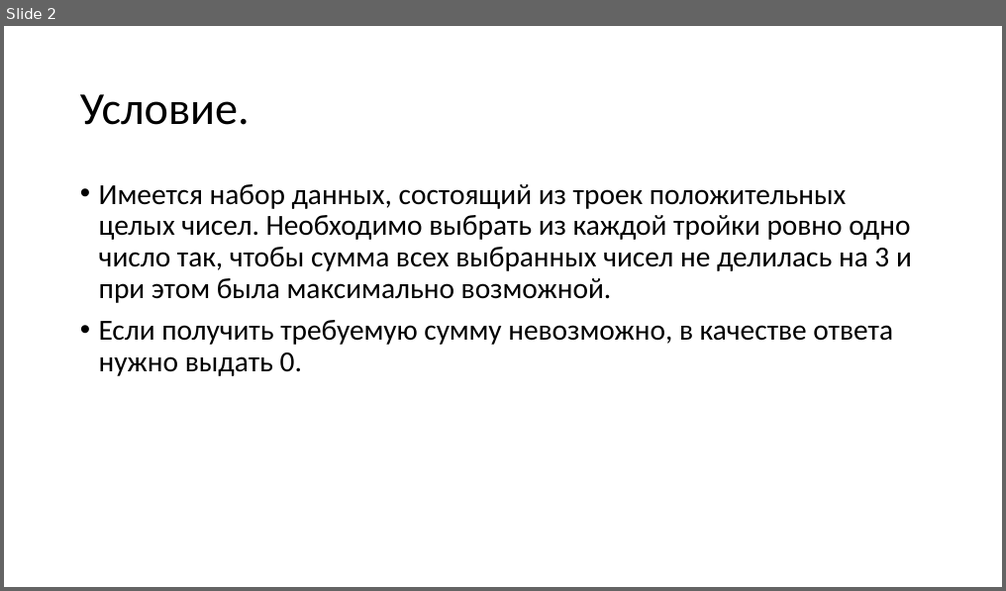
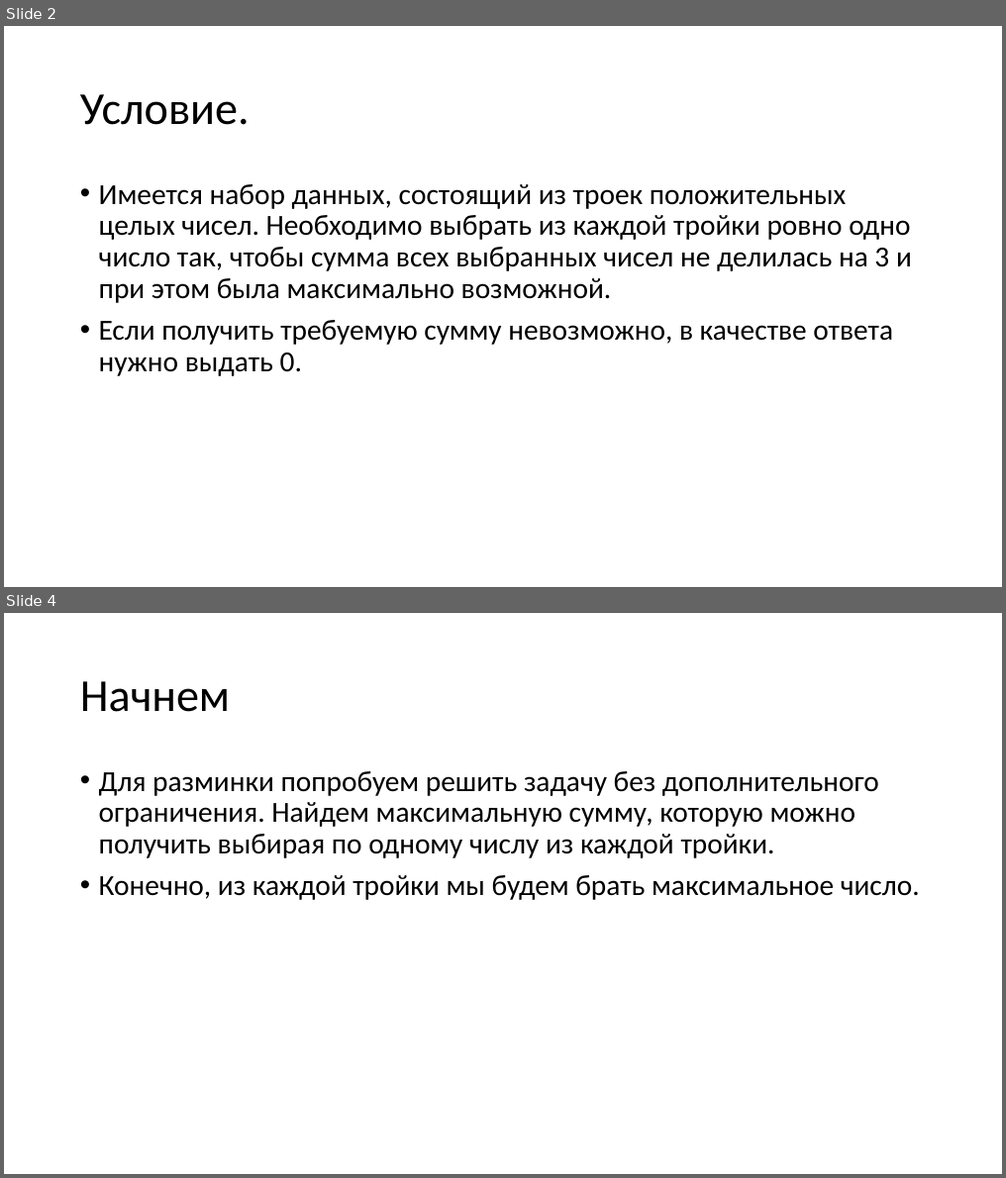
Before and after one commit to Mx-Wolf/usecs, a slide deck: pp/2018-10-01-27-b.pptx. Shown one above the other, each under a label of ours: slide 2 before the commit, slides 2 and 4 after it; the slides between them are not shown. The pictures are 1006x591 and 1006x1178 pixels, drawn with LibreOffice and Linux fonts; fonts in the diff are those of the drawing. Boxes give left, top, right and bottom in pixels: in the first picture for what was removed or moved away, otherwise in the second. Text is boxed around its words. In the diff, an @@ line names an element or a change of style, - is before the commit and + after.

```diff
--- a/pp/2018-10-01-27-b.pptx
+++ b/pp/2018-10-01-27-b.pptx
@@ slide 4 added at <box>4,613,1002,1174</box>, background #FFFFFF @@
@@ title added at <box>80,681,230,712</box>, 44 pt, text #000000 @@
+Начнем
@@ text added at <box>99,771,920,900</box>, 28 pt, text #000000 @@
+• Для разминки попробуем решить задачу без дополнительного ограничения. Найдем максимальную сумму, которую можно получить выбирая по одному числу из каждой тройки.
+• Конечно, из каждой тройки мы будем брать максимальное число.
```
Also in this commit, not shown: 1 slide changed, 6 other slides added.
